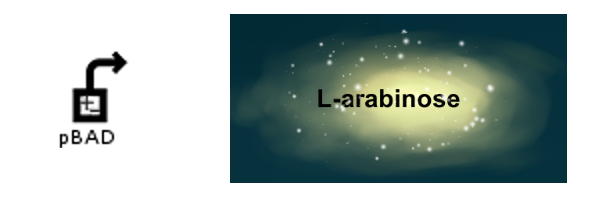
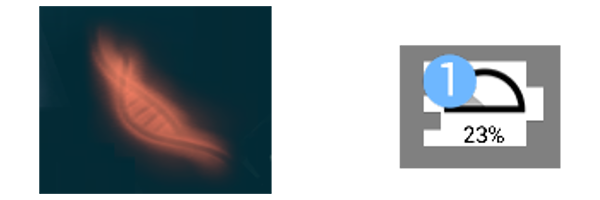
Revision of a layered (600, 200) image; what changed, layer by layer:
added layer "RBS1 - big" above "division" over [39, 6, 561, 194]
renamed "Calque Copié #1" to "l-arabinose", hid it over [230, 14, 567, 183]
hid "pBAD" over [44, 48, 144, 148]
